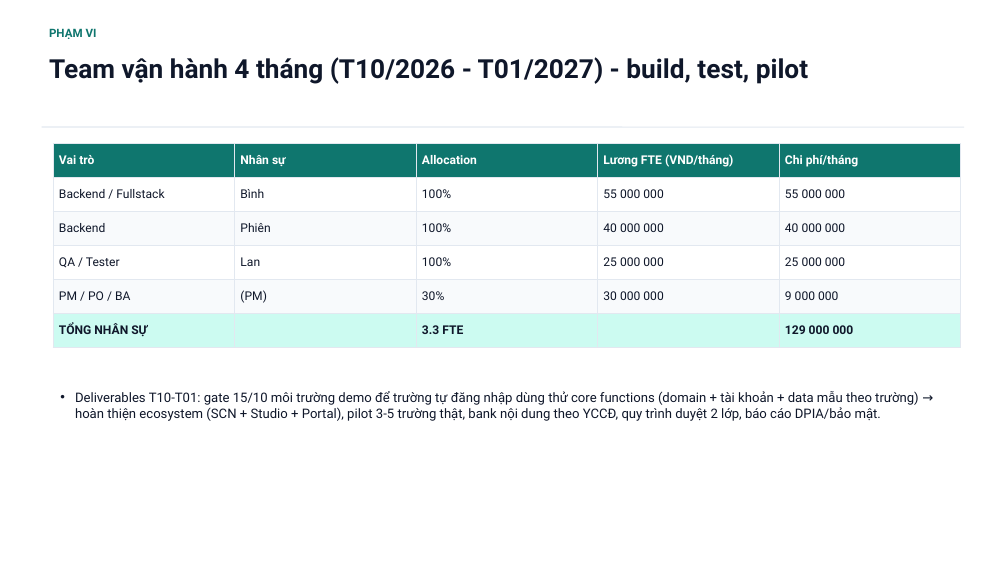
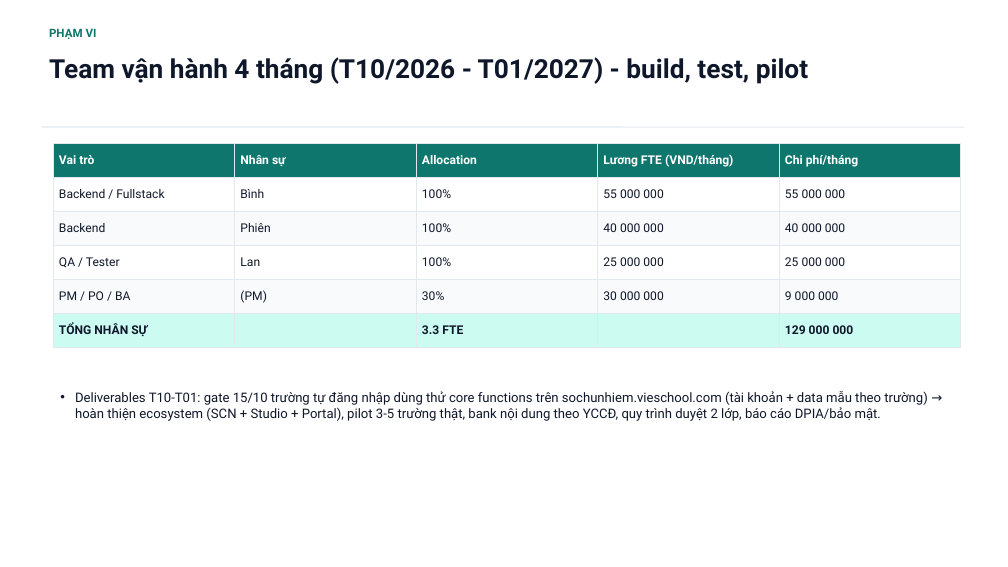
Before and after one commit to saintzzz/so-chu-nhiem-so, a slide deck: slide 2 of docs/handover/PROPOSAL-chi-phi-dev-4thang.pptx. Drawn at 1008x567 pixels with LibreOffice and Linux fonts; fonts in the diff are those of the drawing. Boxes give left, top, right and bottom in pixels: in the first picture for what was removed or moved away, otherwise in the second. Text is boxed around its words. In the diff, an @@ line names an element or a change of style, - is before the commit and + after.

```diff
--- a/docs/handover/PROPOSAL-chi-phi-dev-4thang.pptx
+++ b/docs/handover/PROPOSAL-chi-phi-dev-4thang.pptx
@@ text at [75, 391, 927, 421]: text changed @@
-• Deliverables T10-T01: gate 15/10 môi trường demo để trường tự đăng nhập dùng thử core functions (domain + tài khoản + data mẫu theo trường) → hoàn thiện ecosystem (SCN + Studio + Portal), pilot 3-5 trường thật, bank nội dung theo YCCĐ, quy trình duyệt 2 lớp, báo cáo DPIA/bảo mật.
+• Deliverables T10-T01: gate 15/10 trường tự đăng nhập dùng thử core functions trên sochunhiem.vieschool.com (tài khoản + data mẫu theo trường) → hoàn thiện ecosystem (SCN + Studio + Portal), pilot 3-5 trường thật, bank nội dung theo YCCĐ, quy trình duyệt 2 lớp, báo cáo DPIA/bảo mật.
```
Also in this commit, not shown: 2 other slides changed, 1 other file.
